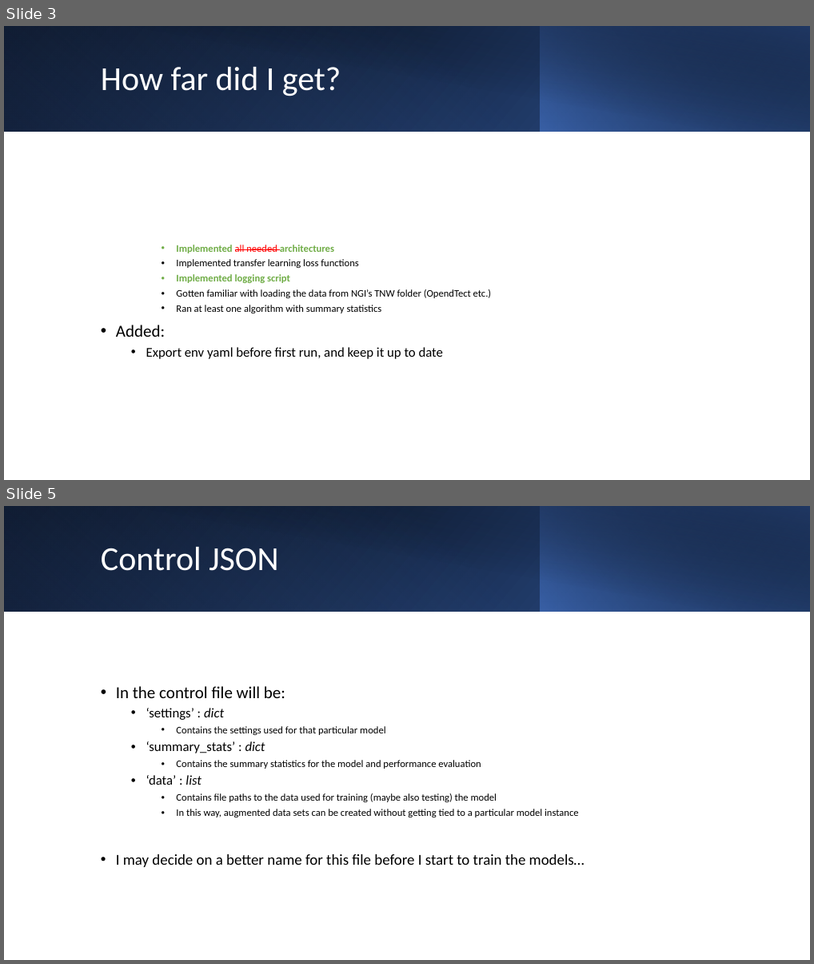
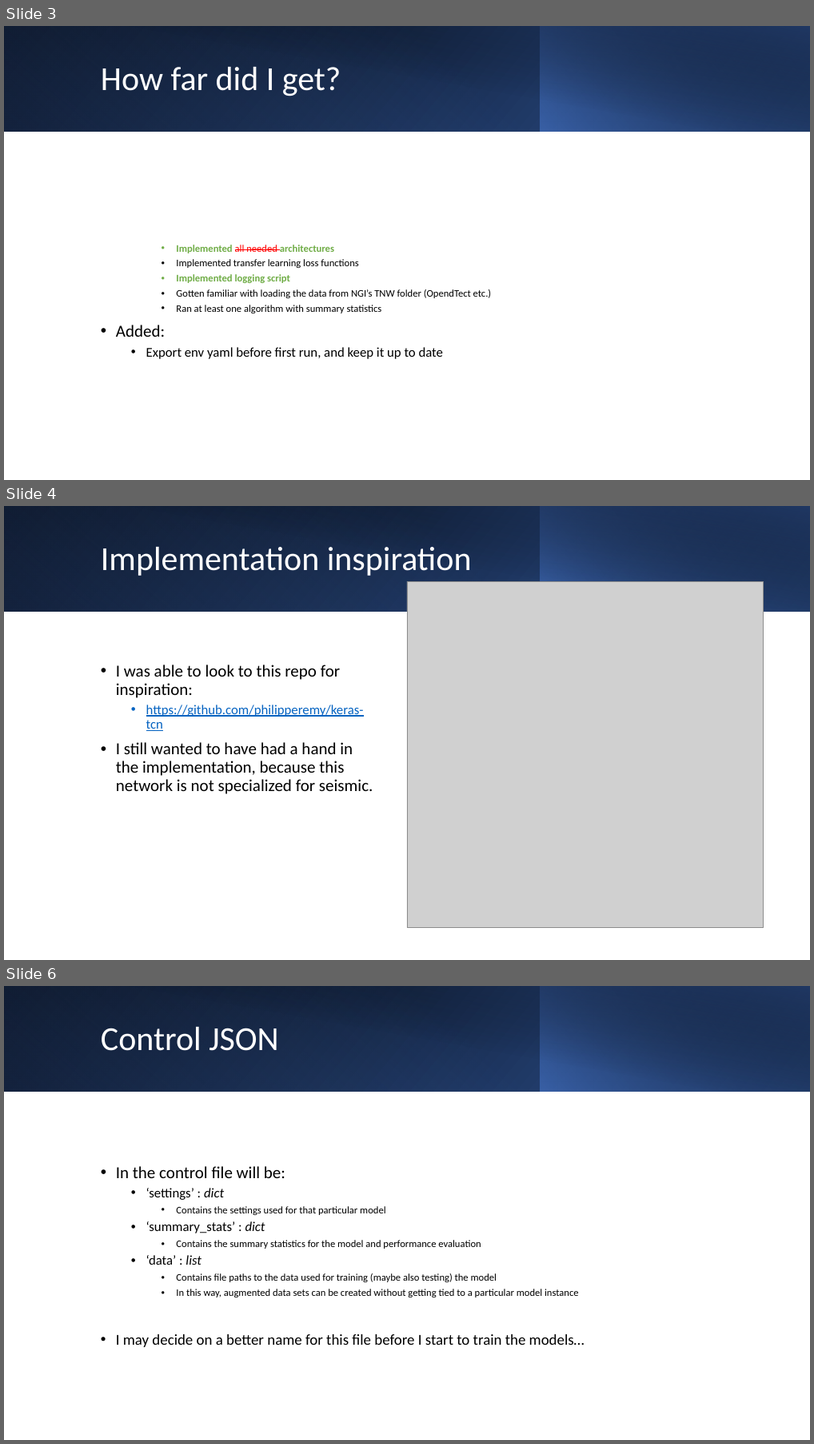
Before and after one commit to sjurmsc/MSC2023, a slide deck: Meeting Presentations/15.09.2022_ML Meeting.pptx. Shown one above the other, each under a label of ours: slides 3 and 5 before the commit, slides 3, 4 and 6 after it; the slides between them are not shown. The pictures are 814x964 and 814x1444 pixels, drawn with LibreOffice and Linux fonts; fonts in the diff are those of the drawing; grey boxes stand for pictures. Boxes give left, top, right and bottom in pixels: in the first picture for what was removed or moved away, otherwise in the second. Text is boxed around its words. In the diff, an @@ line names an element or a change of style, - is before the commit and + after.

```diff
--- a/Meeting Presentations/15.09.2022_ML Meeting.pptx
+++ b/Meeting Presentations/15.09.2022_ML Meeting.pptx
@@ slide 4 added at [4, 506, 810, 960], background #FFFFFF @@
@@ rectangle added at [4, 506, 810, 612], fill gradient #000000 to #2F5597 @@
@@ rectangle added at [4, 506, 541, 612], fill gradient #4472C4 to #203864 @@
@@ rectangle added at [34, 506, 810, 612], fill gradient #000000 to #203864 @@
@@ rectangle added at [541, 506, 810, 612], fill gradient #4472C4 to #000000 @@
@@ title added at [101, 547, 472, 576], 40 pt, text #FFFFFF @@
+Implementation inspiration
@@ picture added at [407, 581, 764, 927] @@
@@ text added at [116, 664, 374, 794], 20 pt, text #000000 @@
+• I was able to look to this repo for inspiration:
+  • https://github.com/philipperemy/keras-tcn
+• I still wanted to have had a hand in the implementation, because this network is not specialized for seismic.
@@ what was slide 5 is now slide 6 @@
```
Also in this commit, not shown: 1 slide changed, 1 other file.
